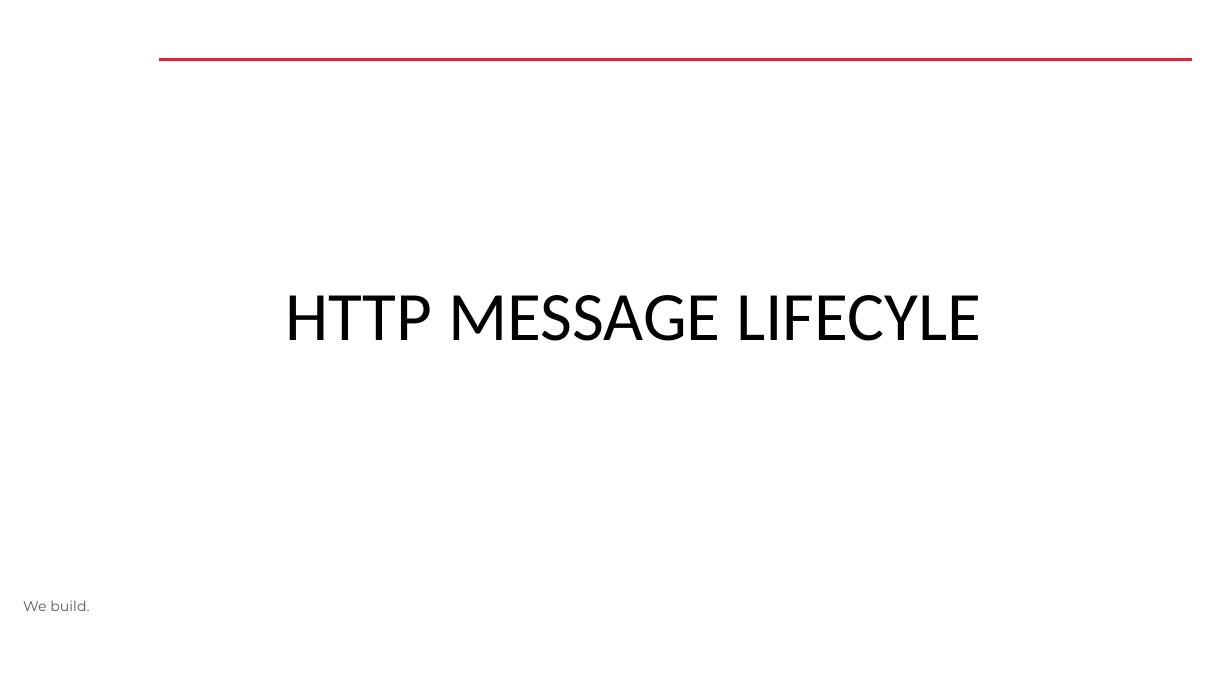
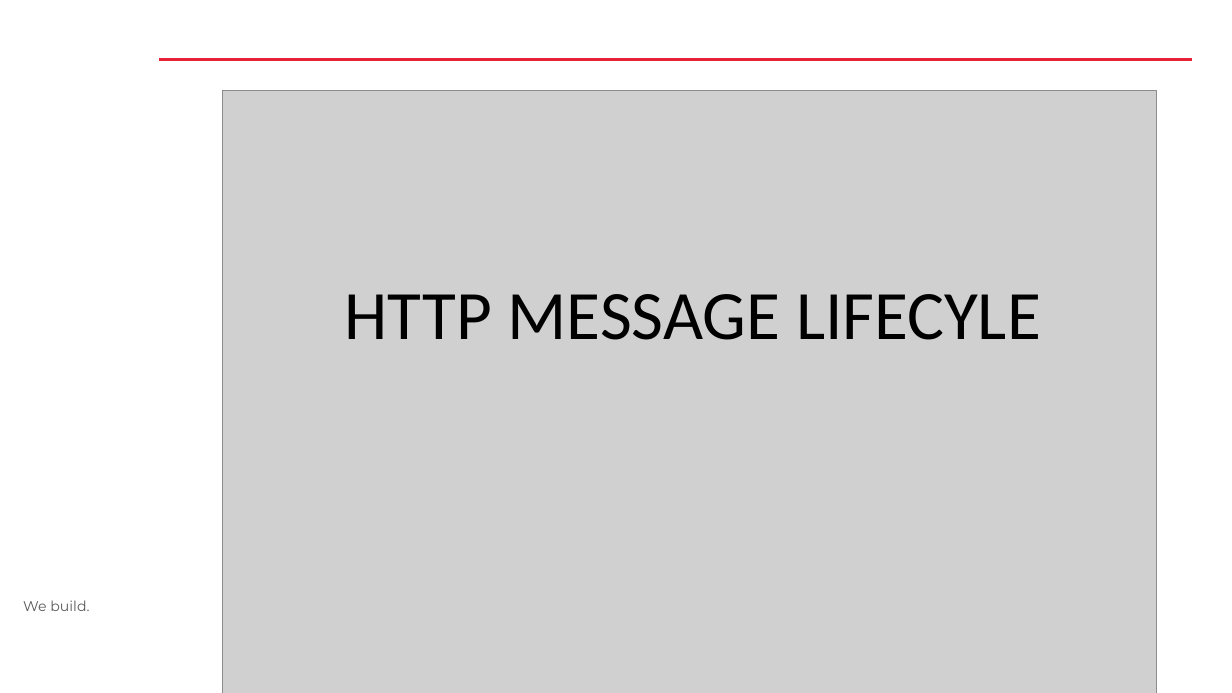
Before and after one commit to VladimirDimov/Learning, a slide deck: slide 3 of ASP_ExtensionPoints/Presentation/WebAPI.pptx (slide 2 before the commit). Drawn at 1232x693 pixels with LibreOffice and Linux fonts; fonts in the diff are those of the drawing; grey boxes stand for pictures; background and template pictures are left out. Boxes give left, top, right and bottom in pixels: in the first picture for what was removed or moved away, otherwise in the second. Text is boxed around its words. In the diff, an @@ line names an element or a change of style, - is before the commit and + after.

```diff
--- a/ASP_ExtensionPoints/Presentation/WebAPI.pptx
+++ b/ASP_ExtensionPoints/Presentation/WebAPI.pptx
@@ picture added at (x1=222, y1=91, x2=1156, y2=693) @@
@@ text "HTTP MESSAGE LIFECYLE" moved from (x1=285, y1=295, x2=981, y2=341) to (x1=345, y1=294, x2=1041, y2=340) @@
```
Also in this commit, not shown: 2 other slides changed, 1 slide added, 13 other files.
